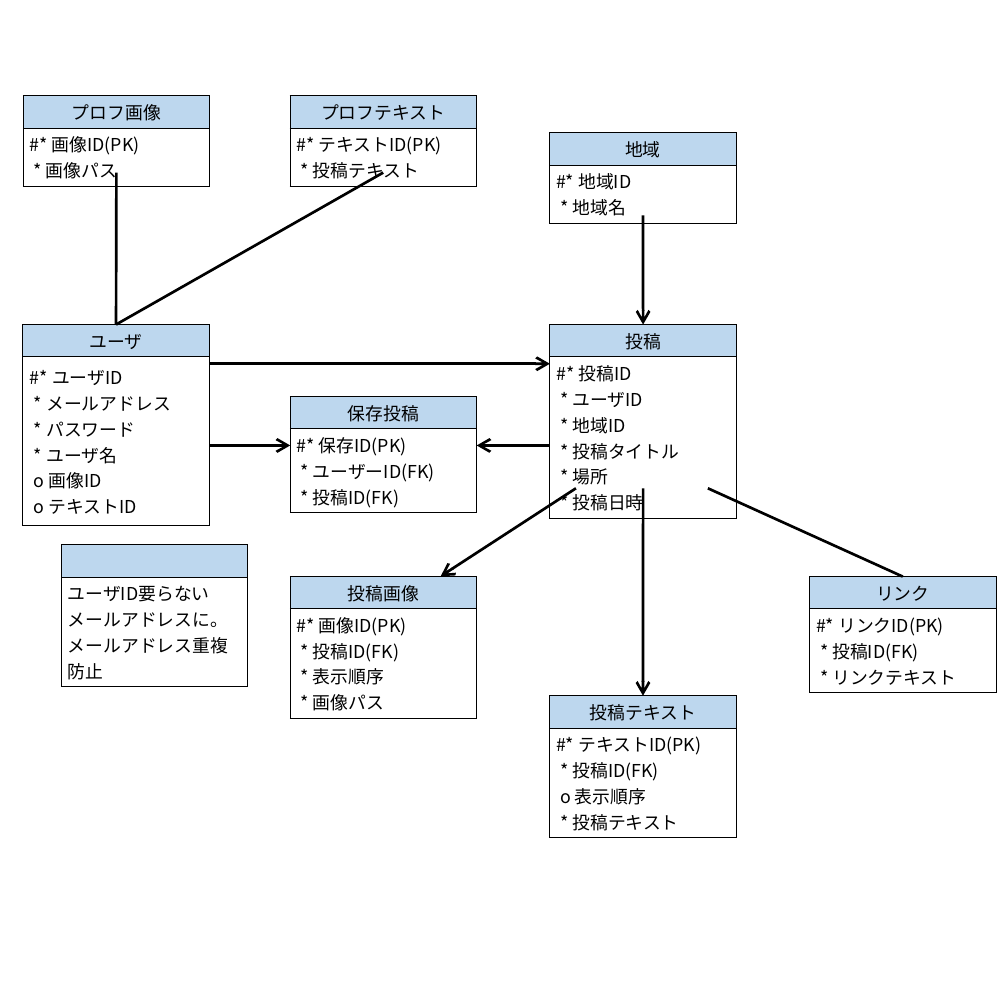
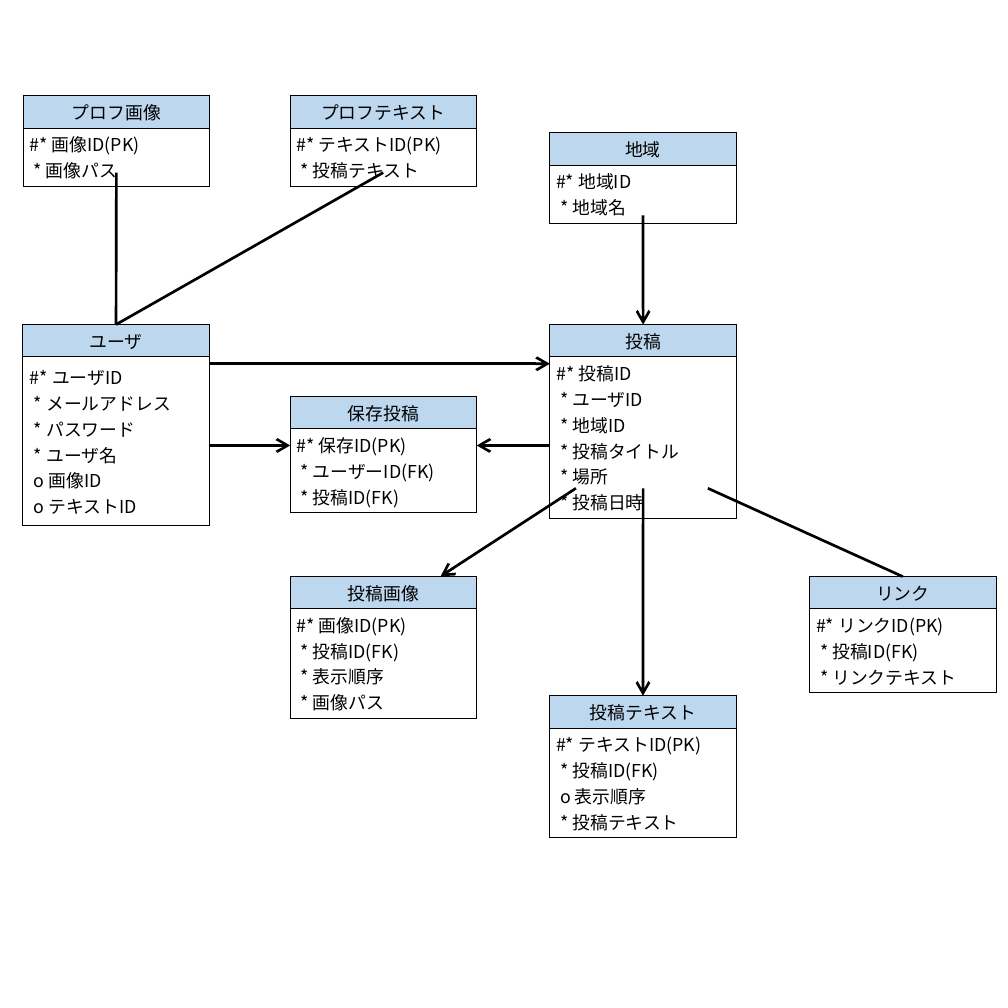
Before and after one commit to fu-syoji-t/SD3D_2023_Scrum3, a slide deck: slide 1 of 05ドキュメント/データベース/概念データモデル.pptx. Drawn at 1008x1008 pixels with LibreOffice and Linux fonts; fonts in the diff are those of the drawing. Boxes give left, top, right and bottom in pixels: in the first picture for what was removed or moved away, otherwise in the second. Text is boxed around its words. In the diff, an @@ line names an element or a change of style, - is before the commit and + after.

```diff
--- a/05ドキュメント/データベース/概念データモデル.pptx
+++ b/05ドキュメント/データベース/概念データモデル.pptx
@@ table removed at (x1=61, y1=545, x2=248, y2=684), 2 rows, 1 columns @@
-
-ユーザID要らない / メールアドレスに。 / メールアドレス重複防止
```
Also in this commit, not shown: 3 other files.
